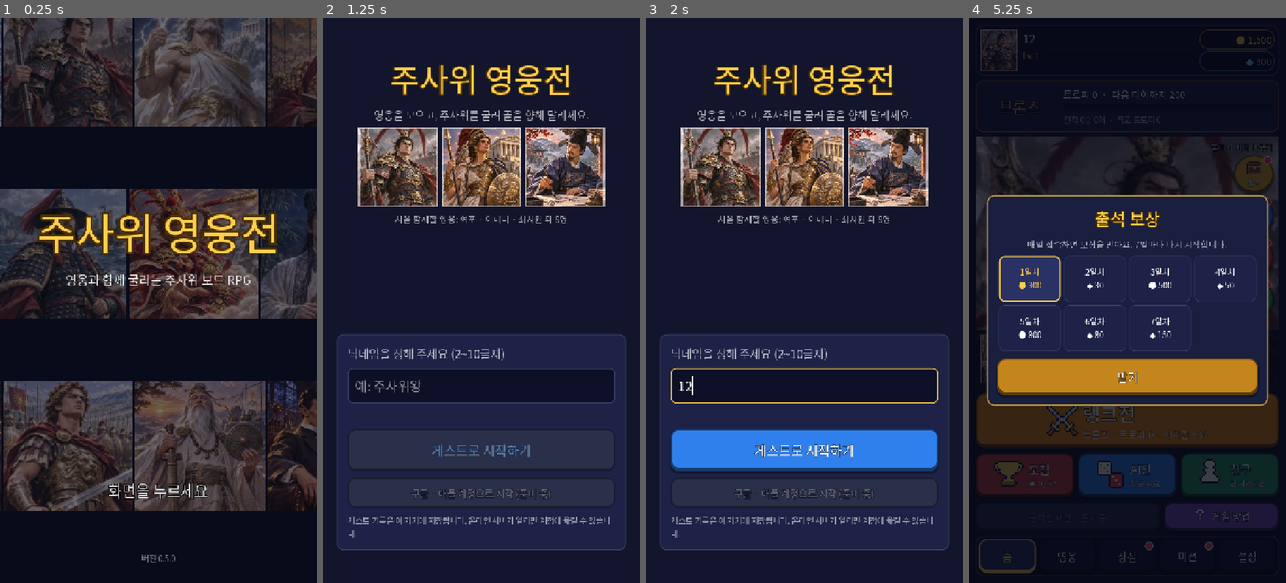
Above: before the commit, frames 1-4 (left to right).
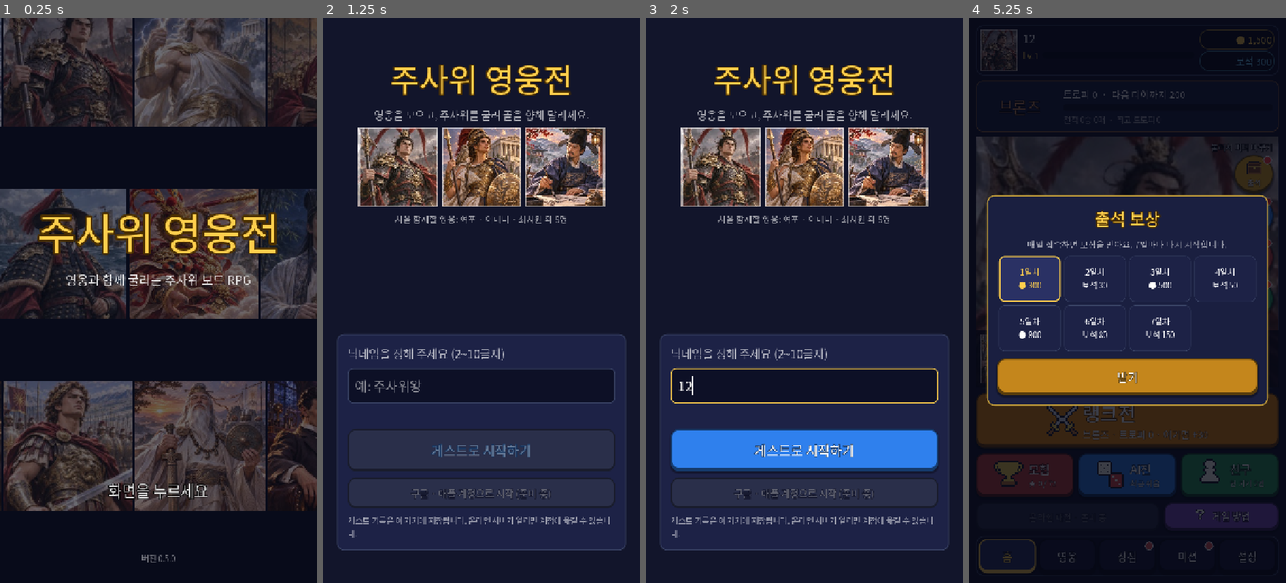
Above: after the commit, the same moments.

Repository: donto333/dice-heroes
Game: Godot game, scene res://scenes/main.tscn
Two runs of this game, one before a commit and one after it. Both use one fixed random seed, a clock stepped at 60 frames per second and the inputs below.
Inputs (mouse positions are in pixels of both pictures, inside the frame that each line leads up to):
- Up to frame 1 (0.25 s): no input
- Up to frame 2 (1.25 s): move the mouse to (551, 272) at 0.52 s; click (551, 272) at 0.67 s
- Up to frame 3 (2 s): click (804, 385) at 1.27 s; type "12" at 1.35 s
- Up to frame 4 (5.25 s): click "게스트로 시작하기" at 2 s; click (1026, 475) at 2.75 s; click (1026, 475) at 3.5 s; click "게임 방법 보기" at 4.25 s; click "돌아가기" at 5 s

Frames 1-3 are identical in both runs. In frame 4, 0.3% of the frame differs, in the area x 35-90%, y 6-57%.

Commit message:
보석 기호를 '보석' 글자로(글꼴에 없는 기호라 웹에서 깨짐), 글꼴 글자 검사 추가, 결과 창 위 칸 알림 막기
Co-Authored-By: Claude Fable 5.2 <noreply@anthropic.com>
Claude-Session: https://claude.ai/code/session_01JPWR7cTXQrxTawoDohtR95

Diff:
--- a/scripts/screens/match_screen.gd
+++ b/scripts/screens/match_screen.gd
@@ -321,6 +321,9 @@
 
 ## 칸 효과를 보드 위에 크게 띄운다. 좋은 일은 금색, 나쁜 일은 붉은색.
 func _show_tile(event: Dictionary) -> void:
+	# 결과 창이 떠 있으면 칸 알림을 띄우지 않는다(결과 창을 가리지 않게).
+	if _result_overlay != null and _result_overlay.visible:
+		return
 	var good := bool(event.get("good", true))
 	var panel := PanelContainer.new()
 	panel.mouse_filter = Control.MOUSE_FILTER_IGNORE
--- a/scripts/ui/kit.gd
+++ b/scripts/ui/kit.gd
@@ -21,7 +21,8 @@
 }
 const GRADE_COLORS := {1: Color("9aa4b8"), 2: Color("6fd3ff"), 3: Color("ffcf4d")}
 const GOLD_ICON := "●"
-const GEM_ICON := "◆"
+## 글꼴(한글 부분집합)에 마름모 기호가 없어서 웹에서 깨진다. 글자로 쓴다.
+const GEM_ICON := "보석"
 
 
 static func box(fill: Color, border: Color = Color.TRANSPARENT, width: int = 0, radius: int = 12, padding: int = 10) -> StyleBoxFlat:
--- a/tests/run_tests.gd
+++ b/tests/run_tests.gd
@@ -76,6 +76,7 @@
 	_test_hero_records()
 	_test_daily_deals()
 	_test_roulette()
+	_test_font_coverage()
 	if _failures.is_empty():
 		print("모든 검사 통과")
 		quit(0)
@@ -877,3 +878,20 @@
 		var result := Profile.spin_roulette(sample, eco, rng)
 		counts[int(result["index"])] = int(counts.get(int(result["index"]), 0)) + 1
 	_check(int(counts.get(0, 0)) > int(counts.get(7, 0)), "룰렛 확률이 가중치와 다름")
+
+
+## 화면에 쓰는 글자가 모두 게임 글꼴에 들어 있는지 본다. (웹에서는 없는 글자가 깨진 네모로 보인다)
+func _test_font_coverage() -> void:
+	var font: FontFile = load("res://assets/fonts/NotoSansKR-Regular-subset.otf")
+	if font == null:
+		return
+	var missing := {}
+	for path in ["res://scripts/ui/kit.gd", "res://data/economy.json", "res://data/achievements.json",
+			"res://data/adventure.json", "res://data/characters.json", "res://data/abilities.json", "res://data/cards.json",
+			"res://scripts/screens/help_screen.gd", "res://scripts/screens/lobby_screen.gd", "res://scripts/screens/match_screen.gd"]:
+		var text := FileAccess.get_file_as_string(path)
+		for index in text.length():
+			var code := text.unicode_at(index)
+			if code > 127 and not font.has_char(code):
+				missing[String.chr(code)] = path
+	_check(missing.is_empty(), "글꼴에 없는 글자: " + str(missing))
